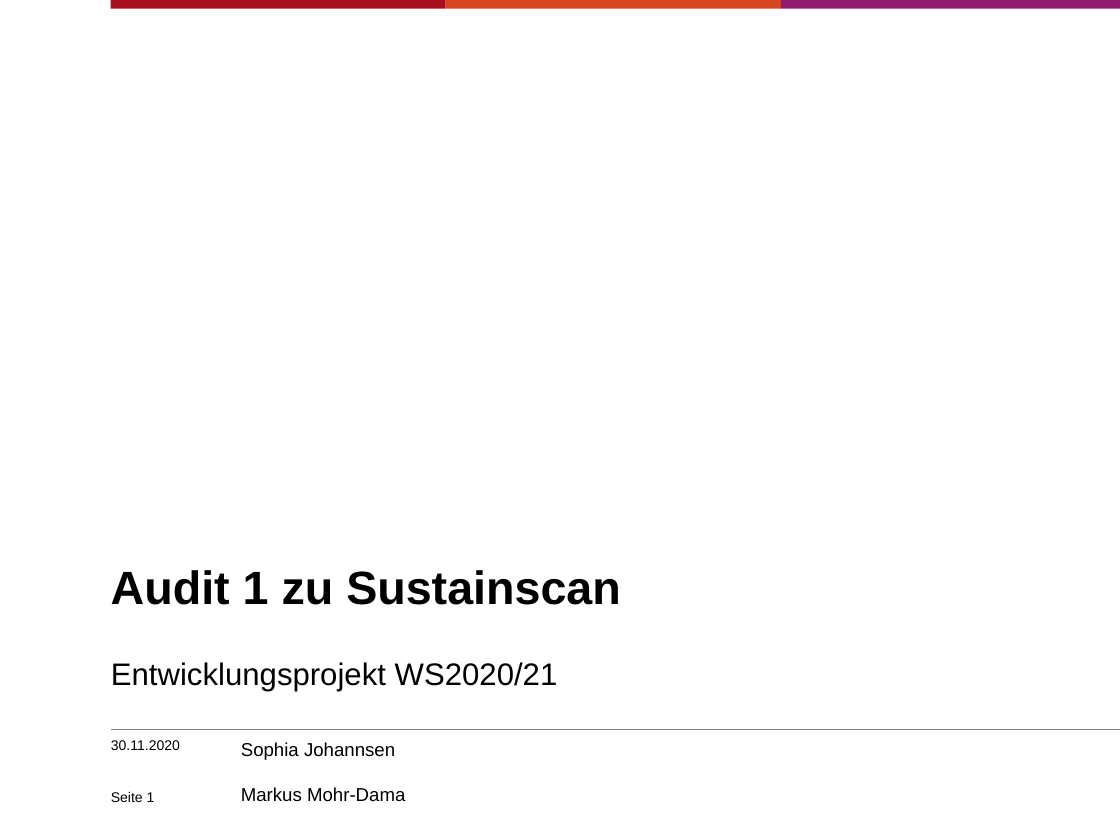
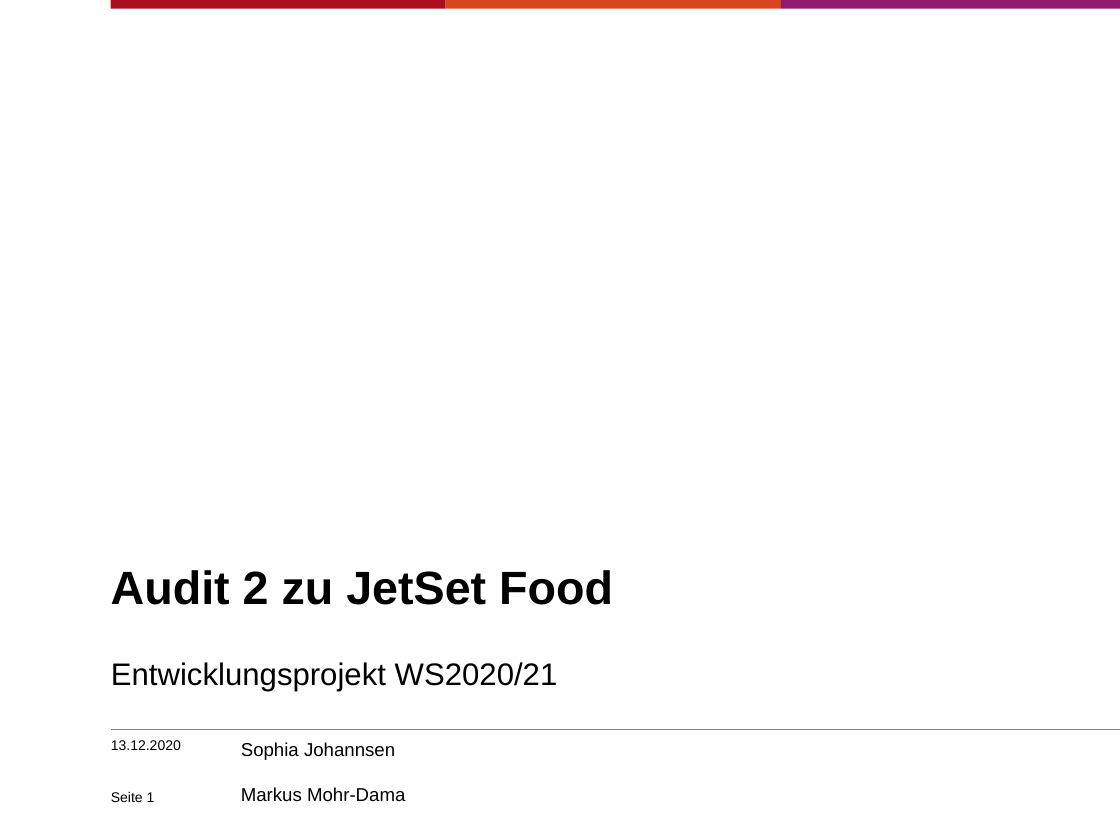
Before and after one commit to sjohannsen1/EPWS2020Mohr-DamaJohannsen, a slide deck: slide 1 of Audits/WS2020_Mohr-Dama_Johannsen_Präsentation_audit1.pptx. Drawn at 1120x840 pixels with LibreOffice and Linux fonts; fonts in the diff are those of the drawing; background and template pictures are left out. Boxes give left, top, right and bottom in pixels: in the first picture for what was removed or moved away, otherwise in the second. Text is boxed around its words. In the diff, an @@ line names an element or a change of style, - is before the commit and + after.

```diff
--- a/Audits/WS2020_Mohr-Dama_Johannsen_Präsentation_audit1.pptx
+++ b/Audits/WS2020_Mohr-Dama_Johannsen_Präsentation_audit1.pptx
@@ title at [111,570,613,605]: text changed @@
-Audit 1 zu Sustainscan
+Audit 2 zu JetSet Food
@@ text at [111,740,181,750]: text changed @@
-30.11.2020
+13.12.2020
```
Also in this commit, not shown: 5 other slides changed, 3 slides added, 7 slides removed, 2 other files.
